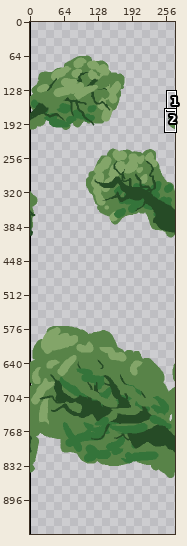
One commit to this pixel-art file: ExternalStuff/jungle_backgrounds.aseprite. The first picture is a wide view before the edit; the outline marks the close-up.
Close-up. Earlier state:
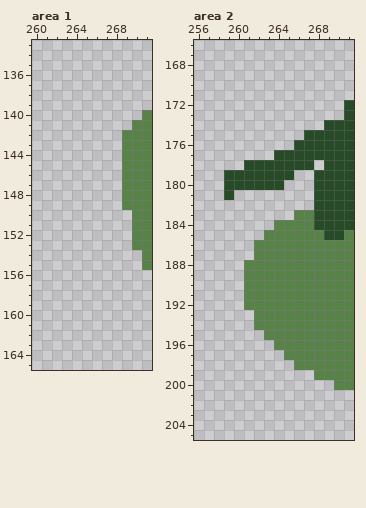
272x960 pixels, 1 frame. Shown: area 1: x 260..271, y 133..165; area 2: x 256..271, y 166..205. The commit also changed other parts of the picture, which this record leaves out.
Once edited:
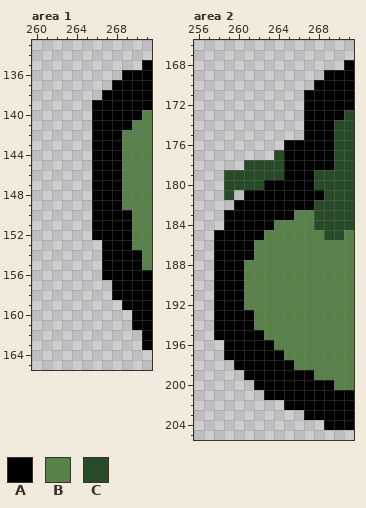
Palette (. is transparent): A #000000  B #588348  C #264b26
The edit:
Area 1, layer "Outline Trees":
y 135: x 271 . -> A
y 136: x 269..271 ... -> AAA
y 137: x 268..271 .... -> AAAA
y 138: x 267..271 ..... -> AAAAA
y 139: x 266..271 ...... -> AAAAAA
y 140: x 266..270 ..... -> AAAAA
y 141: x 266..269 .... -> AAAA
y 142..149: x 266..268 ... -> AAA
y 150..152: x 266..269 .... -> AAAA
y 153: x 267..269 ... -> AAA
y 154..155: x 267..270 .... -> AAAA
y 156: x 267..271 ..... -> AAAAA
y 157..158: x 268..271 .... -> AAAA
y 159: x 269..271 ... -> AAA
y 160..161: x 270..271 .. -> AA
y 162..163: x 271 . -> A
Area 2, layer "Outline Trees":
y 168: x 271 . -> A
y 169: x 269..271 ... -> AAA
y 170: x 268..271 .... -> AAAA
y 171: x 267..271 ..... -> AAAAA
y 172: x 267..271 ....C -> AAAAA
y 173: x 267..270 .... -> AAAA
y 174: x 267..269 ..C -> AAA
y 175: x 267..269 CCC -> AAA
y 176: x 265..269 .CCCC -> AAAAA
y 177: x 265..269 CCCCC -> AAAAA
y 178: x 265..269 CCC.C -> AAAAA
y 179: x 265..267 C.. -> AAA
y 180: x 263..267 CC... -> AAAAA
y 181: x 261..268 .......C -> AAAAAAAA
y 182: x 260..267 ........ -> AAAAAAAA
y 183: x 259..265 ....... -> AAAAAAA
y 184: x 259..263 ..... -> AAAAA
y 185: x 258..262 ..... -> AAAAA
y 186..187: x 258..261 .... -> AAAA
y 188..192: x 258..260 ... -> AAA
y 193..194: x 258..261 .... -> AAAA
y 195: x 258..262 ..... -> AAAAA
y 196: x 259..263 ..... -> AAAAA
y 197: x 259..264 ...... -> AAAAAA
y 198: x 260..265 ...... -> AAAAAA
y 199: x 261..267 ....... -> AAAAAAA
y 200: x 262..269 ........ -> AAAAAAAA
y 201: x 263..271 ......... -> AAAAAAAAA
y 202: x 265..271 ....... -> AAAAAAA
y 203: x 267..271 ..... -> AAAAA
y 204: x 269..271 ... -> AAA
Changed places in both close-ups, as pixel boxes (x1, y1, x2, y2):
added: (92, 60, 152, 350)
changed: (214, 60, 354, 430)
